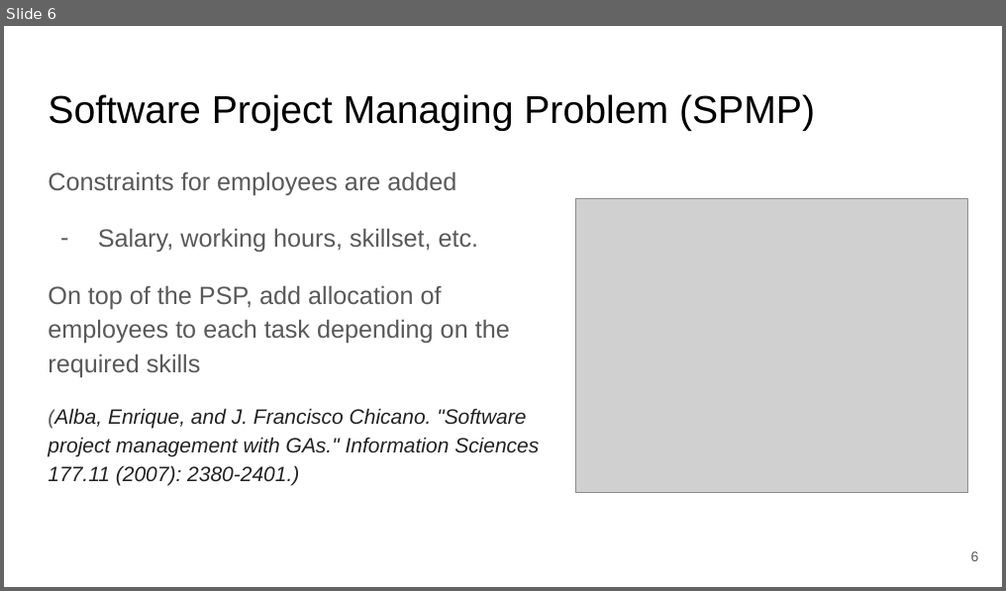
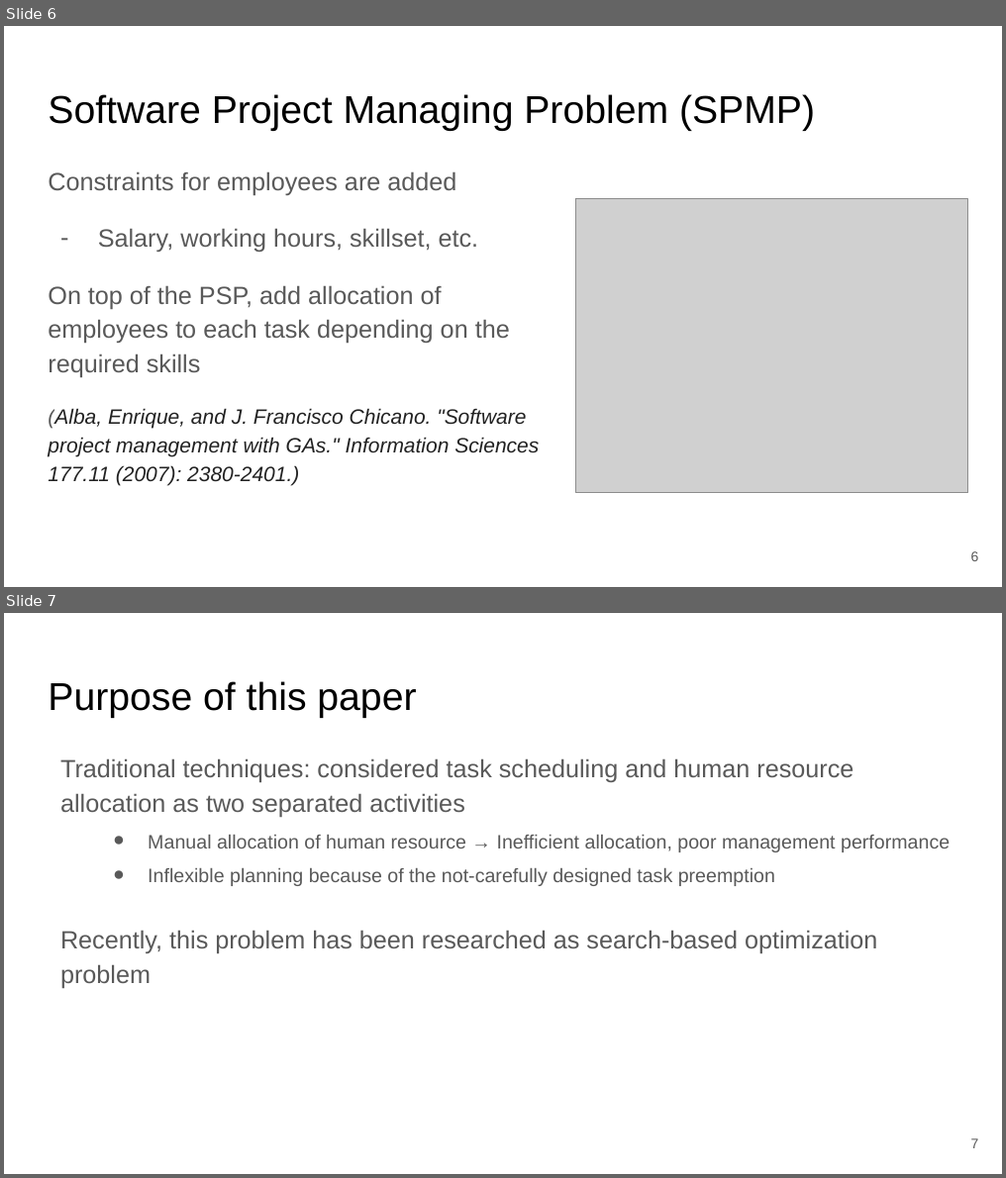
Before and after one commit to hhosu107/SBSE, a slide deck: Courseworks/Paper Reading Slide preparation/Ant Colony Optimization for SW Project Scheduling and Staffing with an Event-Based Scheduler.pptx. Shown one above the other, each under a label of ours: slide 6 before the commit, slides 6 and 7 after it. The pictures are 1006x591 and 1006x1178 pixels, drawn with LibreOffice and Linux fonts; fonts in the diff are those of the drawing; grey boxes stand for pictures. Boxes give left, top, right and bottom in pixels: in the first picture for what was removed or moved away, otherwise in the second. Text is boxed around its words. In the diff, an @@ line names an element or a change of style, - is before the commit and + after.

```diff
--- a/Courseworks/Paper Reading Slide preparation/Ant Colony Optimization for SW Project Scheduling and Staffing with an Event-Based Scheduler.pptx
+++ b/Courseworks/Paper Reading Slide preparation/Ant Colony Optimization for SW Project Scheduling and Staffing with an Event-Based Scheduler.pptx
@@ slide 7 added at bbox=[4, 613, 1002, 1174], background #FFFFFF @@
@@ title added at bbox=[48, 681, 416, 718], 28 pt, text #000000 @@
+Purpose of this paper
@@ text added at bbox=[60, 759, 949, 988], 18 pt, text #595959 @@
+Traditional techniques: considered task scheduling and human resource allocation as two separated activities
+  ● Manual allocation of human resource → Inefficient allocation, poor management performance
+  ● Inflexible planning because of the not-carefully designed task preemption
+Recently, this problem has been researched as search-based optimization problem
@@ page number added at bbox=[971, 1139, 979, 1149], 10 pt, text #595959 @@
+7
```
Also in this commit, not shown: 4 slides changed, 11 other slides added, 7 slides removed, 1 other file.
